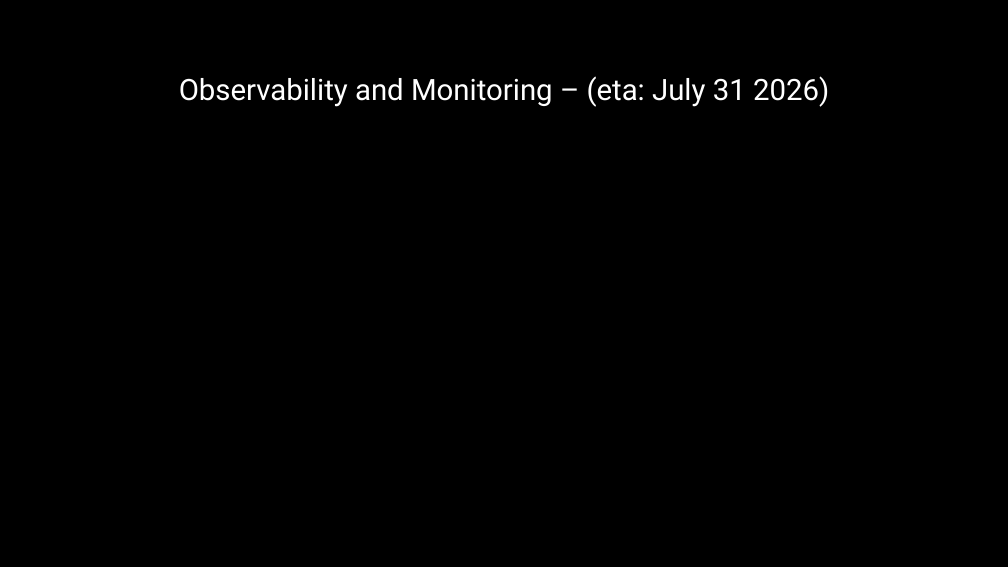
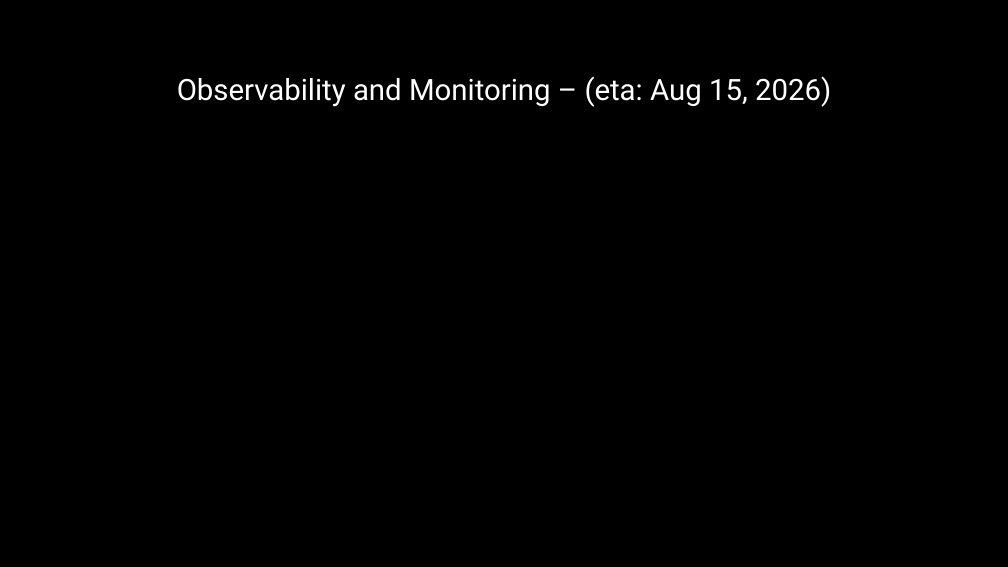
Before and after one commit to michaelgeiser/kiro-agentcore-app, a slide deck: slide 16 of documentation/AI Presentation Coach.pptx. Drawn at 1008x567 pixels with LibreOffice and Linux fonts; fonts in the diff are those of the drawing. Boxes give left, top, right and bottom in pixels: in the first picture for what was removed or moved away, otherwise in the second. Text is boxed around its words. In the diff, an @@ line names an element or a change of style, - is before the commit and + after.

```diff
--- a/documentation/AI Presentation Coach.pptx
+++ b/documentation/AI Presentation Coach.pptx
@@ text at <box>177,76,831,107</box>: text changed @@
-Observability and Monitoring – (eta: July 31 2026)
+Observability and Monitoring – (eta: Aug 15, 2026)
```
Also in this commit, not shown: 4 other slides changed, 2 other files.
